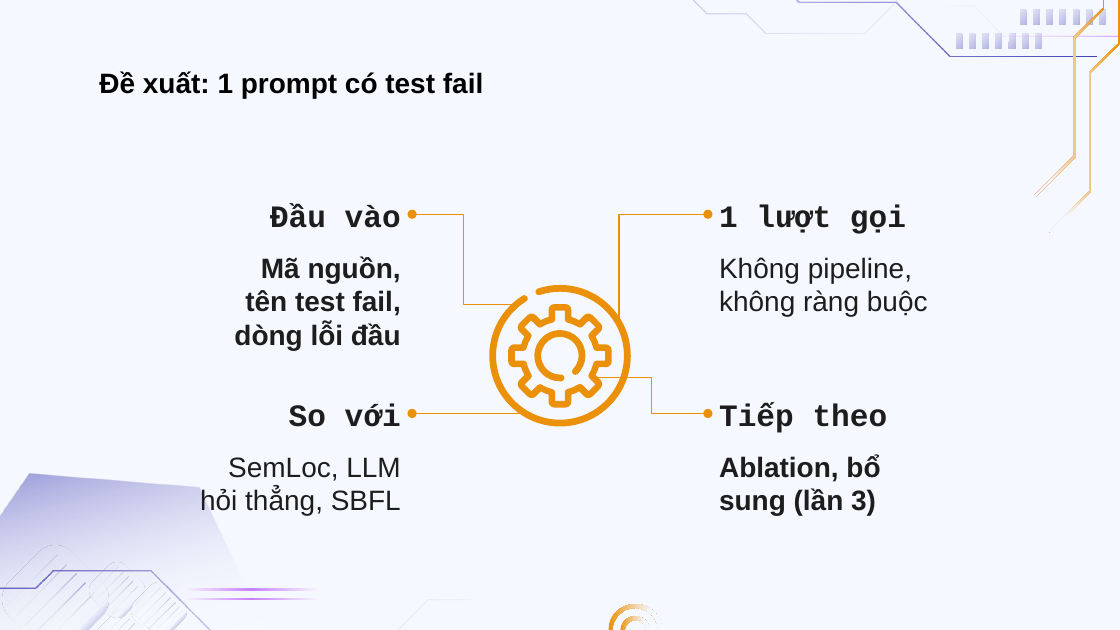
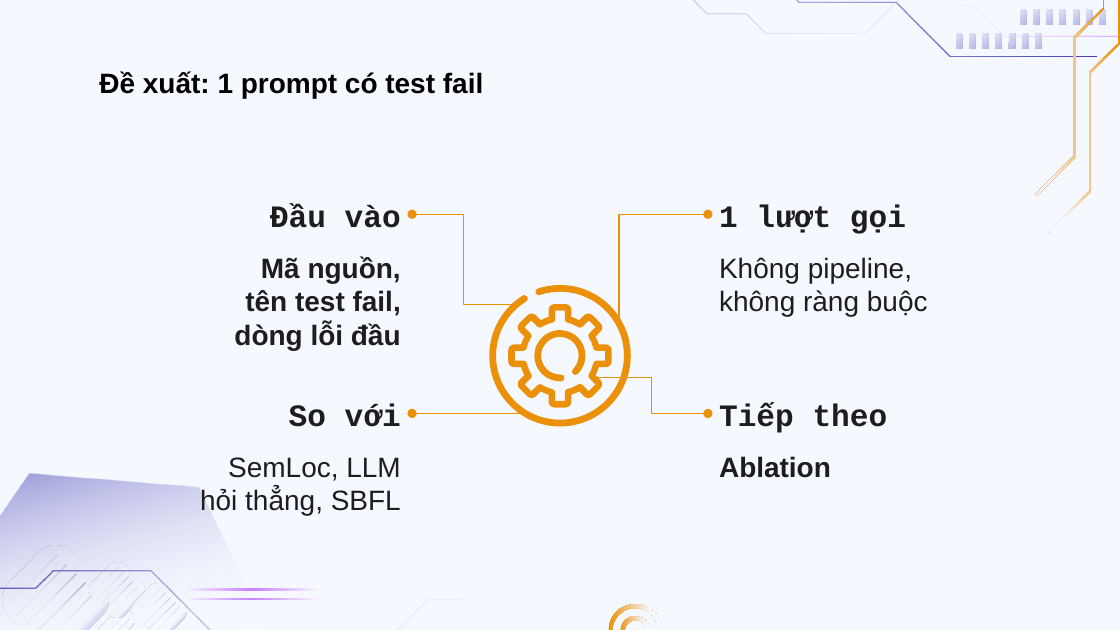
Before and after one commit to doanan293/grounded-or-guessed, a slide deck: slide 7 of docs/presentation/bao-cao-lan-1.pptx (slide 15 before the commit). Drawn at 1120x630 pixels with LibreOffice and Linux fonts; fonts in the diff are those of the drawing; background and template pictures are left out. Boxes give left, top, right and bottom in pixels: in the first picture for what was removed or moved away, otherwise in the second. Text is boxed around its words. In the diff, an @@ line names an element or a change of style, - is before the commit and + after.

```diff
--- a/docs/presentation/bao-cao-lan-1.pptx
+++ b/docs/presentation/bao-cao-lan-1.pptx
@@ text at box(719, 456, 831, 478): text changed @@
-Ablation, bổ
-sung (lần 3)
+Ablation
```
Also in this commit, not shown: 7 other slides changed, 1 slide added, 11 slides removed, 2 other files.
